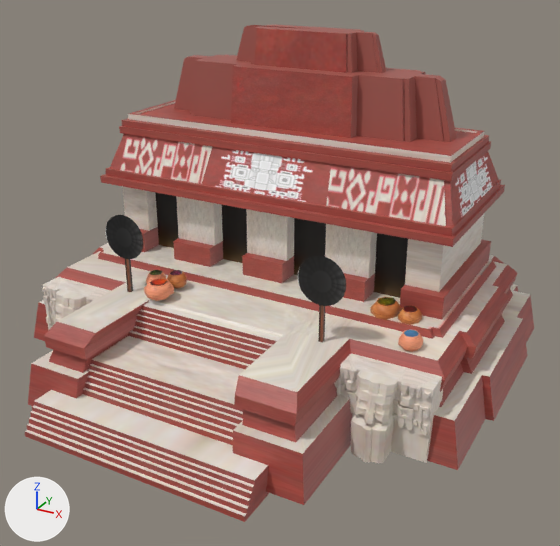
One commit to the COLLADA model art/meshes/structural/maya_protoclassic/civic_center.dae: the scene before it, then after it.
The view is the same before and after, from a 50 mm lens placed at (20.7, -32.7, 21.8), pointed at (1.7, 1.9, 4.5). Arrows for +X, +Y and +Z are at lower left; the lights stay in place. Where no turn or scale is listed for an object, it has been applied to the vertices. Vertices at the same position are counted once.

The first picture shows 'cc_1'.
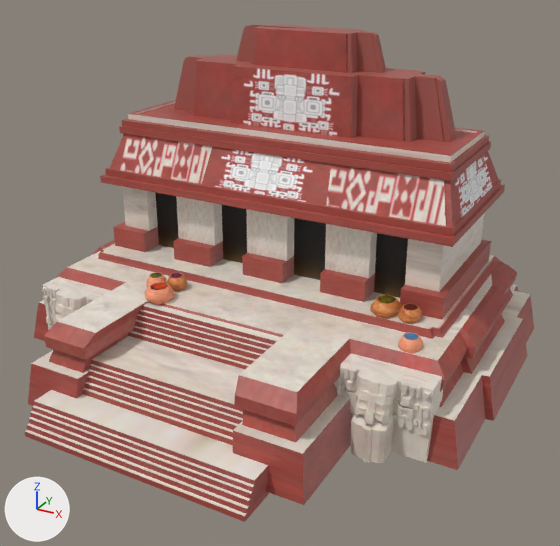
Pixel boxes [x1, y1, x2, y2] of what changed, in the pictures (560 x 546 px; the box of a moved part takes in the faces that stretch with it):
part 1 of me_cubo_150, moved or reshaped
    before: [144, 278, 174, 301]
    after: [145, 282, 174, 305]
part 2 of me_cubo_150, moved or reshaped
    before: [167, 270, 187, 288]
    after: [167, 273, 187, 291]
part 3 of me_cubo_150, moved or reshaped
    before: [146, 270, 166, 284]
    after: [146, 273, 167, 287]
part 4 of me_cubo_150, moved or reshaped
    before: [370, 297, 402, 320]
    after: [370, 295, 402, 318]
part 5 of me_cubo_150, moved or reshaped
    before: [398, 329, 423, 352]
    after: [398, 332, 423, 354]
part 6 of me_cubo_150, moved or reshaped
    before: [398, 305, 422, 325]
    after: [398, 303, 422, 324]
part 7 of me_cubo_150, deleted (black)
    before: [106, 215, 346, 342]
part 8 of me_cubo_150, surface changed
    both: [44, 31, 510, 432]

The change in detail:
me_cubo_150 is used by ob_cc_1; location (0.0, 3.34, 2.38).
me_cubo_150 had 2145 vertices, 3678 faces and spanned x -13.9..14.1, y -13.5..12.0, z -4.0..14.5.
me_cubo_150 now has 2001 vertices, 3534 faces and spans x -13.9..14.1, y -13.5..12.0, z -4.0..14.5.
me_cubo_150 part 1: the loose piece of 41 vertices spanning x -4.5..-3.1, y -6.0..-4.4, z 1.0..1.9 is moved by (0.0, 0.0, -0.2).
me_cubo_150 part 2: the loose piece of 41 vertices spanning x -4.4..-3.2, y -4.2..-2.9, z 1.0..1.8 is moved by (0.0, 0.0, -0.2).
me_cubo_150 part 3: the loose piece of 41 vertices spanning x -5.4..-4.2, y -4.8..-3.5, z 1.0..1.8 is moved by (0.0, 0.0, -0.2).
me_cubo_150 part 4: the loose piece of 41 vertices spanning x 7.3..8.7, y -2.2..-0.6, z 1.0..1.9 is moved by (0.0, 0.0, 0.1).
me_cubo_150 part 5: the loose piece of 41 vertices spanning x 9.6..10.8, y -4.3..-3.1, z 0.8..1.6 is moved by (0.0, 0.0, -0.2).
me_cubo_150 part 6: the loose piece of 41 vertices spanning x 8.8..9.9, y -2.2..-1.0, z 1.0..1.8 is moved by (0.0, 0.0, 0.1).
me_cubo_150 part 7: 6 loose pieces with 144 vertices, spanning x -7.2..7.4, y -5.4..-5.1, z -0.5..5.4, are deleted.
me_cubo_150 part 8: 205 kept faces spanning x -12.5..12.8, y -11.6..11.2, z -3.7..14.5 get new texture (UV) coordinates.
